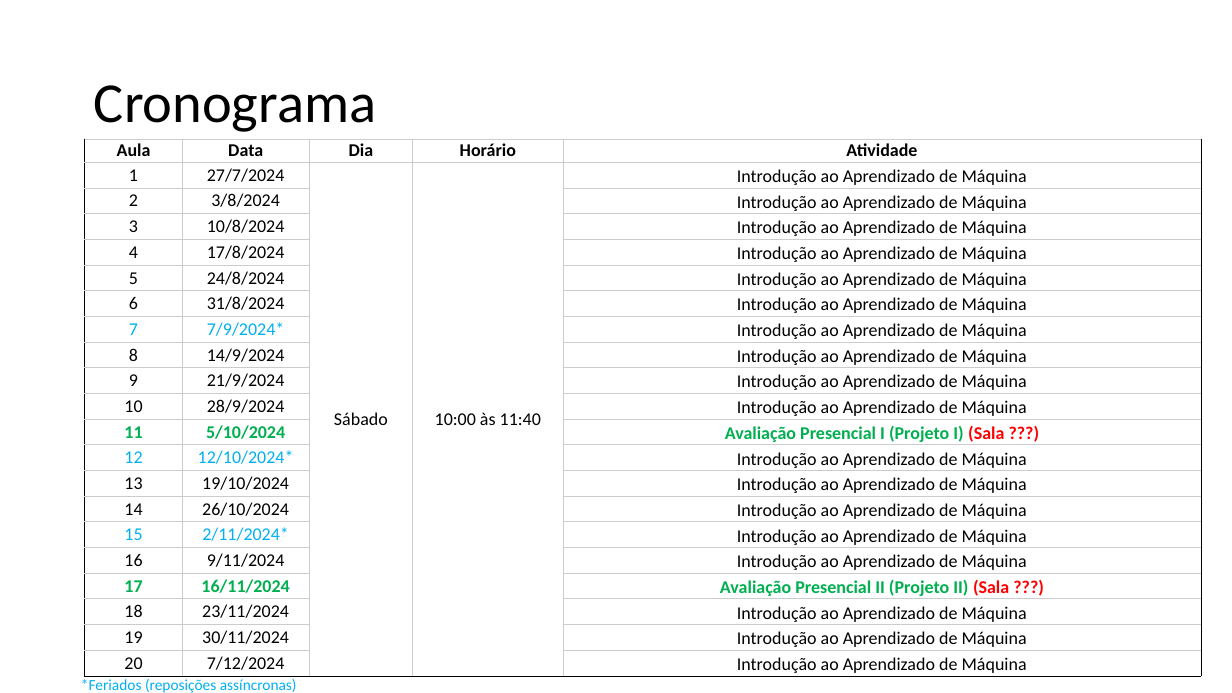
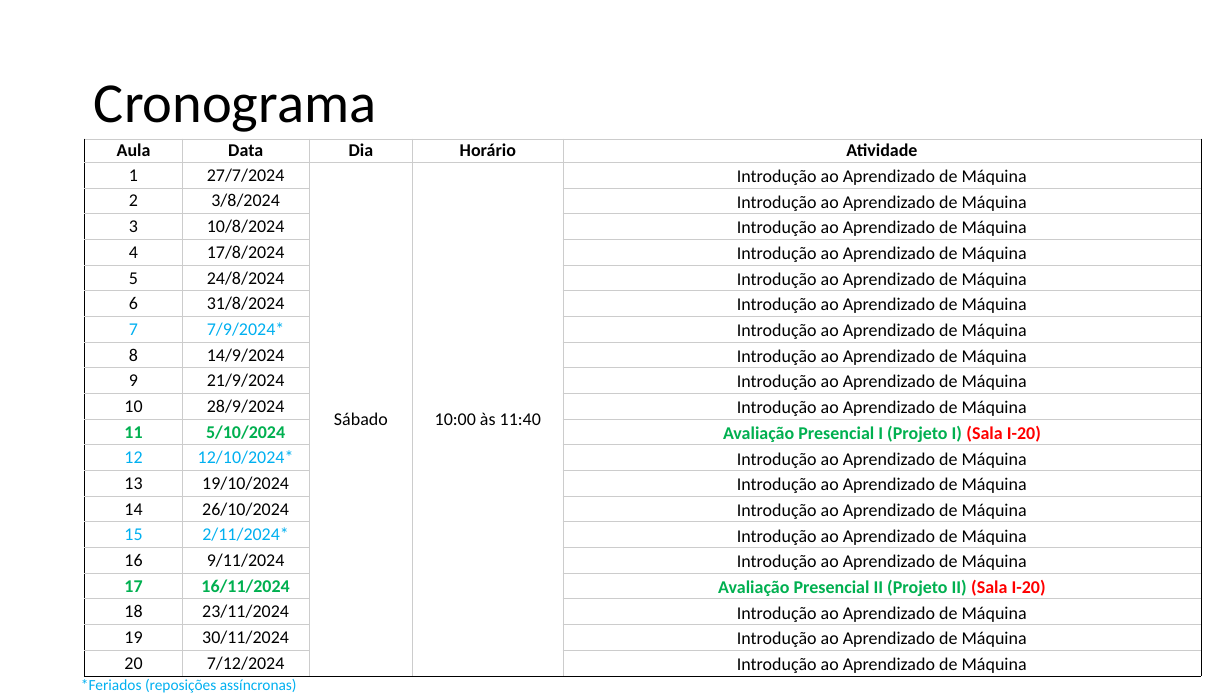
Before and after one commit to zz4fap/t320_aprendizado_de_maquina, a slide deck: slide 5 of slides/T320_Classificação (Parte I).pptx. Drawn at 1232x693 pixels with LibreOffice and Linux fonts; fonts in the diff are those of the drawing. Boxes give left, top, right and bottom in pixels: in the first picture for what was removed or moved away, otherwise in the second. Text is boxed around its words. In the diff, an @@ line names an element or a change of style, - is before the commit and + after.

```diff
--- a/slides/T320_Classificação (Parte I).pptx
+++ b/slides/T320_Classificação (Parte I).pptx
@@ table at (85,139,1202,677) @@
-row 12, column 5: Avaliação Presencial I (Projeto I) (Sala ???)
+row 12, column 5: Avaliação Presencial I (Projeto I) (Sala I-20)
-row 18, column 5: Avaliação Presencial II (Projeto II) (Sala ???)
+row 18, column 5: Avaliação Presencial II (Projeto II) (Sala I-20)
```
Also in this commit, not shown: 1 other file.
